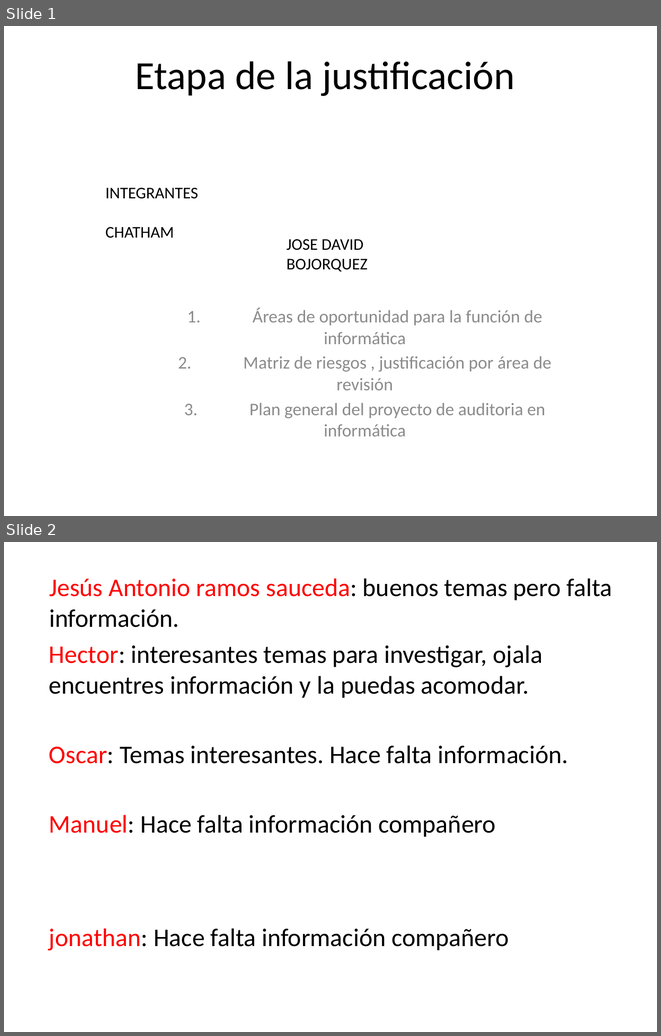
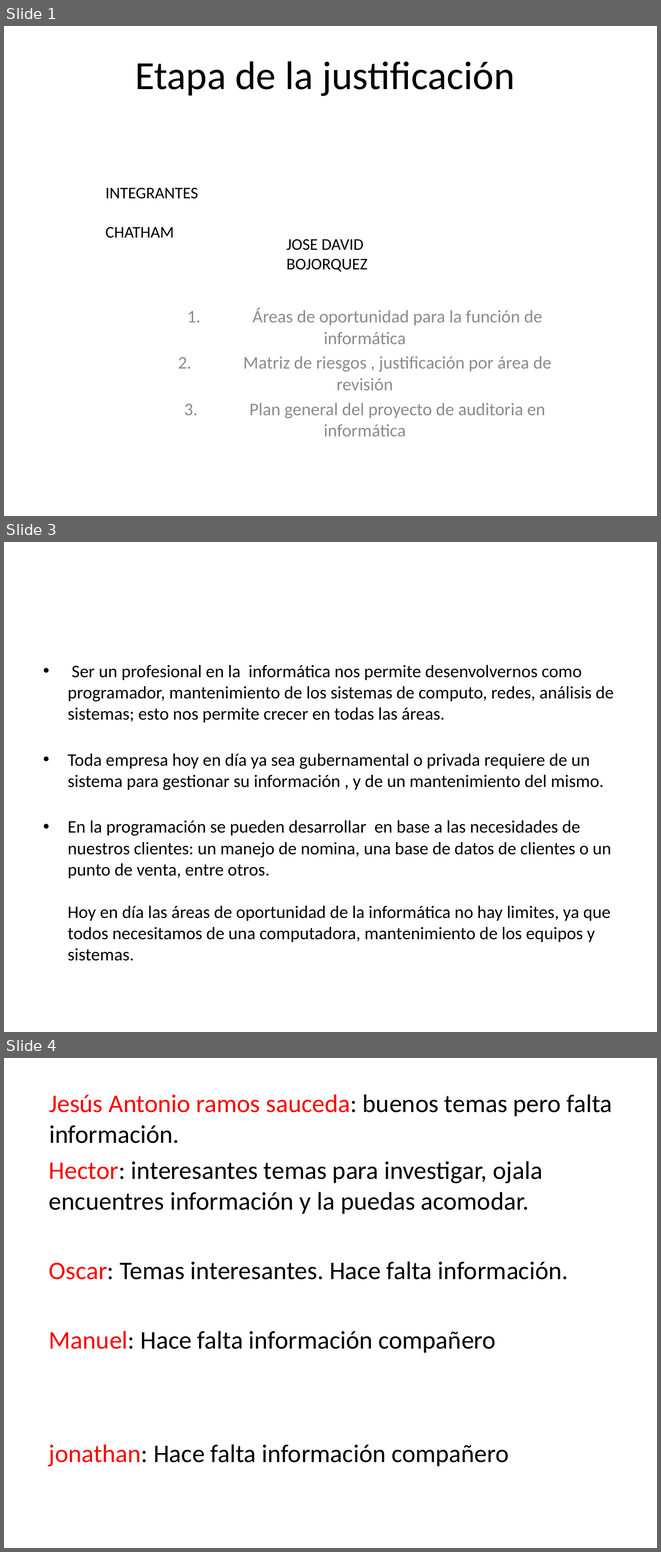
Before and after one commit to lc850/auditoria, a slide deck: 7 - Etapa de la justificación.pptx. Shown one above the other, each under a label of ours: slides 1 and 2 before the commit, slides 1, 3 and 4 after it; the slides between them are not shown. The pictures are 661x1036 and 661x1552 pixels, drawn with LibreOffice and Linux fonts; fonts in the diff are those of the drawing. Boxes give left, top, right and bottom in pixels: in the first picture for what was removed or moved away, otherwise in the second. Text is boxed around its words. In the diff, an @@ line names an element or a change of style, - is before the commit and + after.

```diff
--- a/7 - Etapa de la justificación.pptx
+++ b/7 - Etapa de la justificación.pptx
@@ slide 3 added at (4, 542, 657, 1032), background #FFFFFF @@
@@ text added at (68, 665, 614, 961), 19.5 pt, text #000000 @@
+• Ser un profesional en la informática nos permite desenvolvernos como programador, mantenimiento de los sistemas de computo, redes, análisis de sistemas; esto nos permite crecer en todas las áreas.
+• Toda empresa hoy en día ya sea gubernamental o privada requiere de un sistema para gestionar su información , y de un mantenimiento del mismo.
+• En la programación se pueden desarrollar en base a las necesidades de nuestros clientes: un manejo de nomina, una base de datos de clientes o un punto de venta, entre otros.
+  Hoy en día las áreas de oportunidad de la informática no hay limites, ya que todos necesitamos de una computadora, mantenimiento de los equipos y sistemas.
@@ what was slide 2 is now slide 4 @@
```
Also in this commit, not shown: 1 other slide added.
